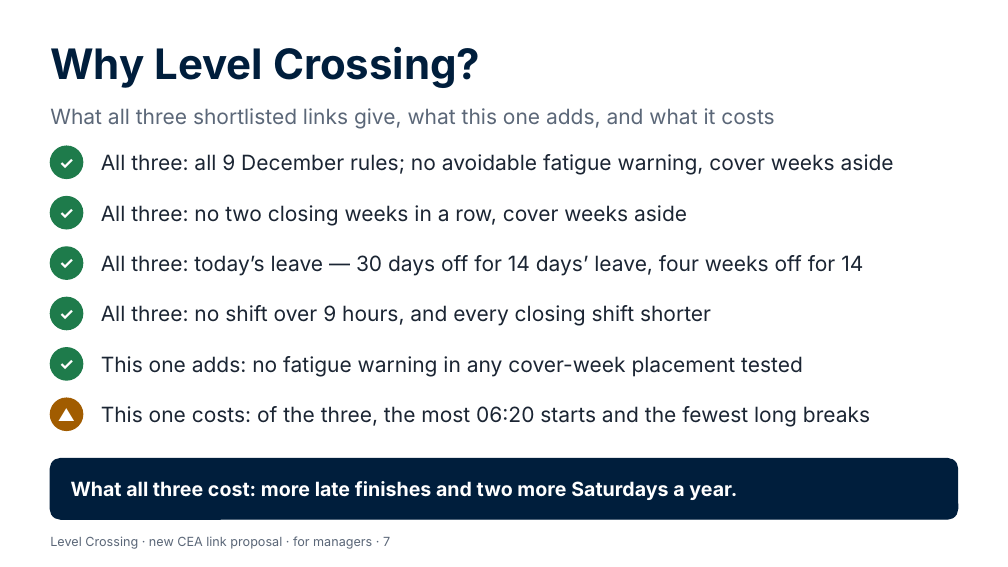
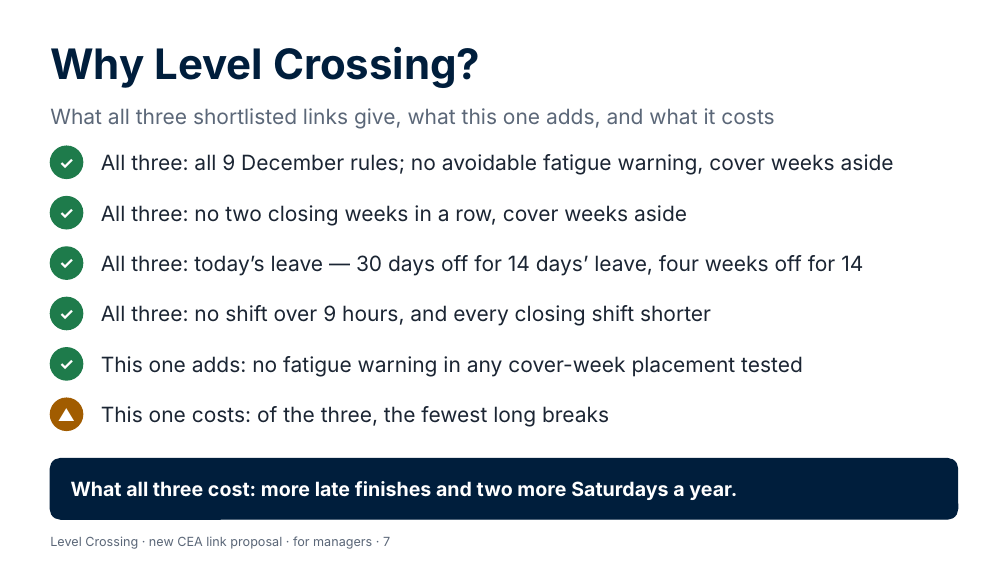
Before and after one commit to Garethdavidmiller/roster-app, a slide deck: slide 7 of docs/links-26/presentations/Level-Crossing-for-managers.pptx. Drawn at 1008x567 pixels with LibreOffice and Linux fonts; fonts in the diff are those of the drawing. Boxes give left, top, right and bottom in pixels: in the first picture for what was removed or moved away, otherwise in the second. Text is boxed around its words. In the diff, an @@ line names an element or a change of style, - is before the commit and + after.

```diff
--- a/docs/links-26/presentations/Level-Crossing-for-managers.pptx
+++ b/docs/links-26/presentations/Level-Crossing-for-managers.pptx
@@ text at box(101, 406, 609, 427): text changed @@
-This one costs: of the three, the most 06:20 starts and the fewest long breaks
+This one costs: of the three, the fewest long breaks
```
Also in this commit, not shown: 18 other files.
